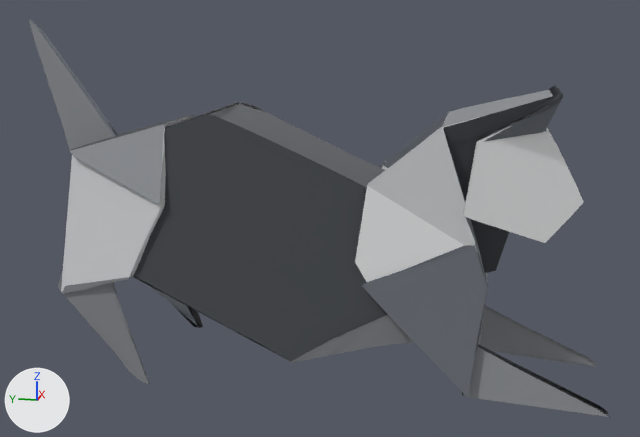
The glTF model models/custom/kucing.glb: old version first, new version second.
Camera for both pictures: a 50 mm lens placed at (-2.76, -0.58, 0.64), pointed at (-0.01, -0.03, -0.05). The lights are fixed; the arrows at lower left show +X, +Y and +Z. The first picture is the older version. Where no turn or scale is listed for an object, it has been applied to the vertices. Vertices at exactly the same position are counted once.

The first picture shows 'kucing'.
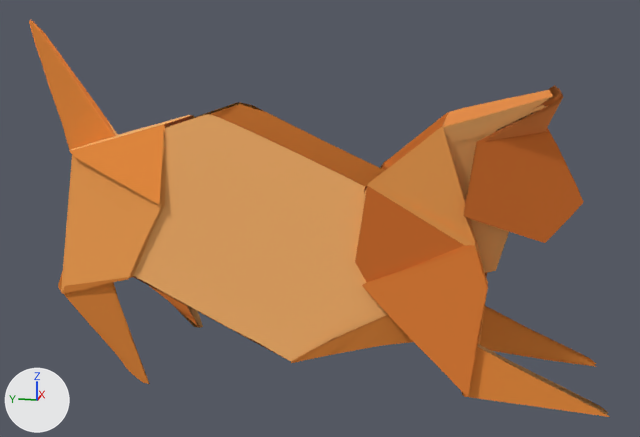
Commit message: Recolour kucing with a soft orange palette
Adds the orange_soft palette to scan-to-plates: five close shades of one hue.

What changed in the scene script:
```text
Add mat_paper_orange:
    mat_paper_orange = principled_material('paper_orange')
    mat_paper_orange.base_color = (0.842, 0.263, 0.0383)  # orange #ec8c37
    mat_paper_orange.roughness = 0.95
Add mat_paper_orange_light:
    mat_paper_orange_light = principled_material('paper_orange_light')
    mat_paper_orange_light.base_color = (0.908, 0.349, 0.076)  # orange #f49f4e
    mat_paper_orange_light.roughness = 0.95
Add mat_paper_orange_pale:
    mat_paper_orange_pale = principled_material('paper_orange_pale')
    mat_paper_orange_pale.base_color = (0.942, 0.442, 0.139)  # orange #f8b168
    mat_paper_orange_pale.roughness = 0.95
Add mat_paper_orange_deep:
    mat_paper_orange_deep = principled_material('paper_orange_deep')
    mat_paper_orange_deep.base_color = (0.701, 0.167, 0.019)  # orange #da7226
    mat_paper_orange_deep.roughness = 0.95
Add mat_paper_orange_warm:
    mat_paper_orange_warm = principled_material('paper_orange_warm')
    mat_paper_orange_warm.base_color = (0.774, 0.208, 0.0277)  # orange #e47e2e
    mat_paper_orange_warm.roughness = 0.95
Change me_kucing:
    where me_kucing.from_pydata(...)  # 2455 vertices, 4929 faces; spans x -0.27..0.27, y -0.95..0.95, z -0.57..0.57
    used by ob_kucing; location = (0.0, 0.001, 0.006)
    me_kucing part 1: all 1085 faces that had it switch from mat_paper_grey (grey #8c8f94) to mat_paper_orange (orange #ec8c37)
    me_kucing part 2: all 943 faces that had it switch from mat_paper_grey_light (light grey #cdcfd1) to mat_paper_orange_light (orange #f49f4e)
    me_kucing part 3: all 777 faces that had it switch from mat_paper_grey_dark (dark grey #45484d) to mat_paper_orange_pale (orange #f8b168)
    me_kucing part 4: all 1165 faces that had it switch from mat_paper_slate (grey #696e76) to mat_paper_orange_warm (orange #e47e2e)
    me_kucing part 5: all 959 faces that had it switch from mat_paper_silver (white #ecedee) to mat_paper_orange_deep (orange #da7226)
```

Location of each change, [x1, y1, x2, y2] in pixels of the pictures (640 x 437 px):
part 1 of me_kucing, recoloured: [30, 21, 609, 417] in both
part 2 of me_kucing, recoloured: [61, 102, 479, 341] in both
part 3 of me_kucing, recoloured (dark grey to orange): [70, 96, 610, 417] in both
part 4 of me_kucing, recoloured: [29, 20, 563, 396] in both
part 5 of me_kucing, recoloured (white to orange): [164, 112, 583, 282] in both
